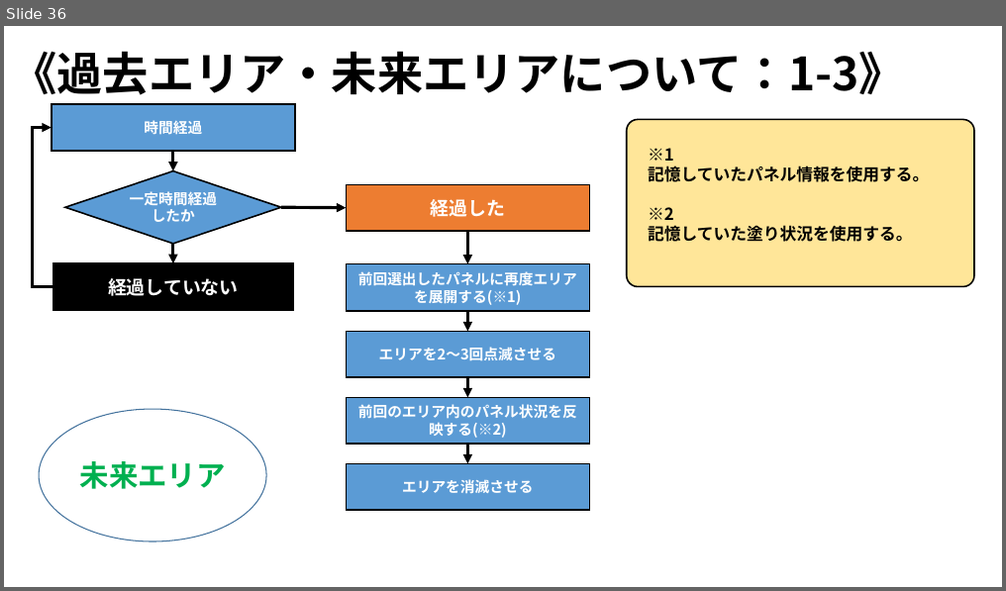
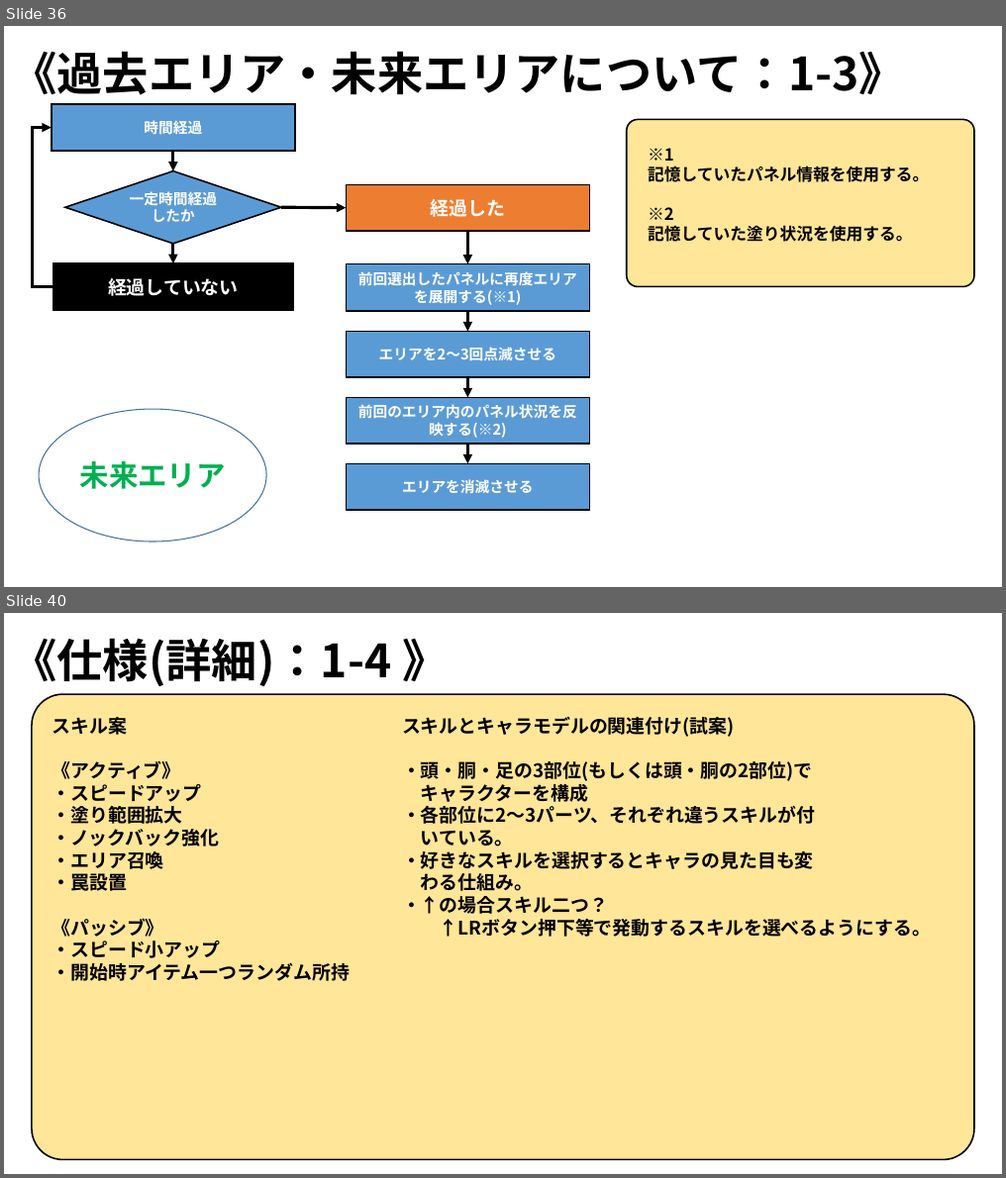
Before and after one commit to ARITA-MEIGEN/C-Team001, a slide deck: data/GS3_チーム2_仕様書.pptx. Shown one above the other, each under a label of ours: slide 36 before the commit, slides 36 and 40 after it; the slides between them are not shown. The pictures are 1006x591 and 1006x1178 pixels, drawn with LibreOffice and Linux fonts; fonts in the diff are those of the drawing; background and template pictures are left out. Boxes give left, top, right and bottom in pixels: in the first picture for what was removed or moved away, otherwise in the second. Text is boxed around its words. In the diff, an @@ line names an element or a change of style, - is before the commit and + after.

Commit message:
仕様書編集

```diff
--- a/data/GS3_チーム2_仕様書.pptx
+++ b/data/GS3_チーム2_仕様書.pptx
@@ slide 40 added at (x1=4, y1=613, x2=1002, y2=1174), background picture (left out) @@
@@ text added at (x1=11, y1=638, x2=448, y2=686), 44 pt, text #000000, bold @@
+《仕様(詳細)：1-4 》
@@ rounded rectangle added at (x1=32, y1=694, x2=974, y2=1160), fill #FFE699, outline #000000 1.5 pt @@
@@ text added at (x1=52, y1=717, x2=349, y2=981), 18 pt, text #000000, bold @@
+スキル案
+《アクティブ》
+・スピードアップ
+・塗り範囲拡大
+・ノックバック強化
+・エリア召喚
+・罠設置
+《パッシブ》
+・スピード小アップ
+・開始時アイテム一つランダム所持
@@ text added at (x1=402, y1=717, x2=931, y2=937), 18 pt, text #000000, bold @@
+スキルとキャラモデルの関連付け(試案)
+・頭・胴・足の3部位(もしくは頭・胴の2部位)で
+キャラクターを構成
+・各部位に2～3パーツ、それぞれ違うスキルが付
+いている。
+・好きなスキルを選択するとキャラの見た目も変
+わる仕組み。
+・↑の場合スキル二つ？
+↑LRボタン押下等で発動するスキルを選べるようにする。
```
Also in this commit, not shown: 6 slides changed, 1 other slide added.
